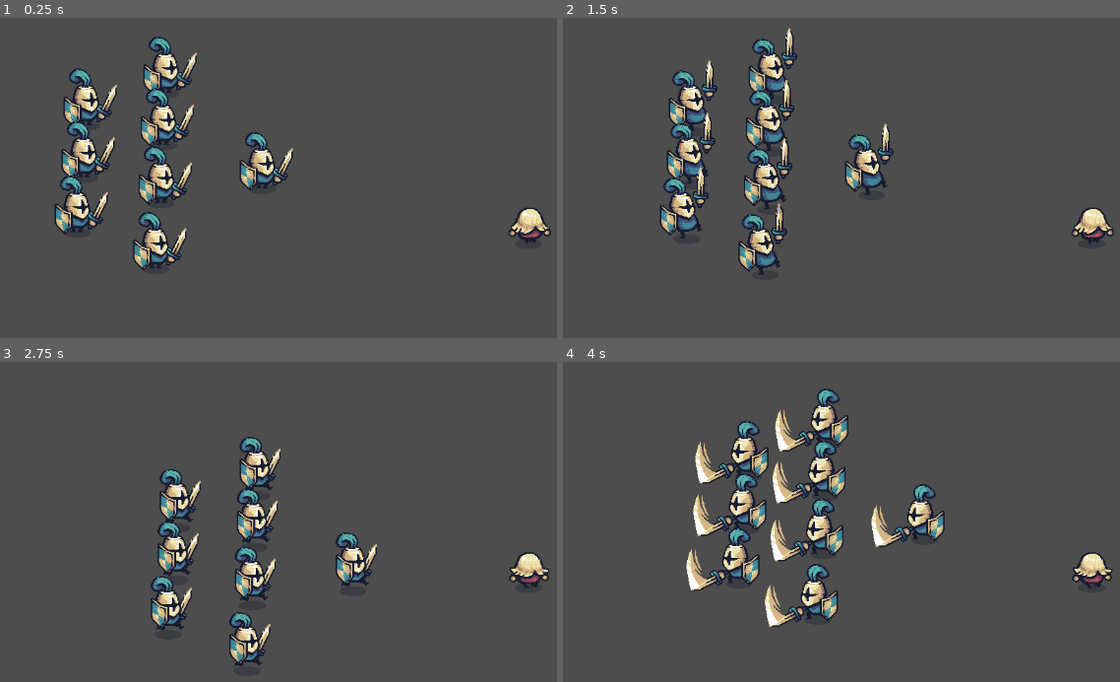
Above: before the commit, frames 1-4 (two rows, left to right).
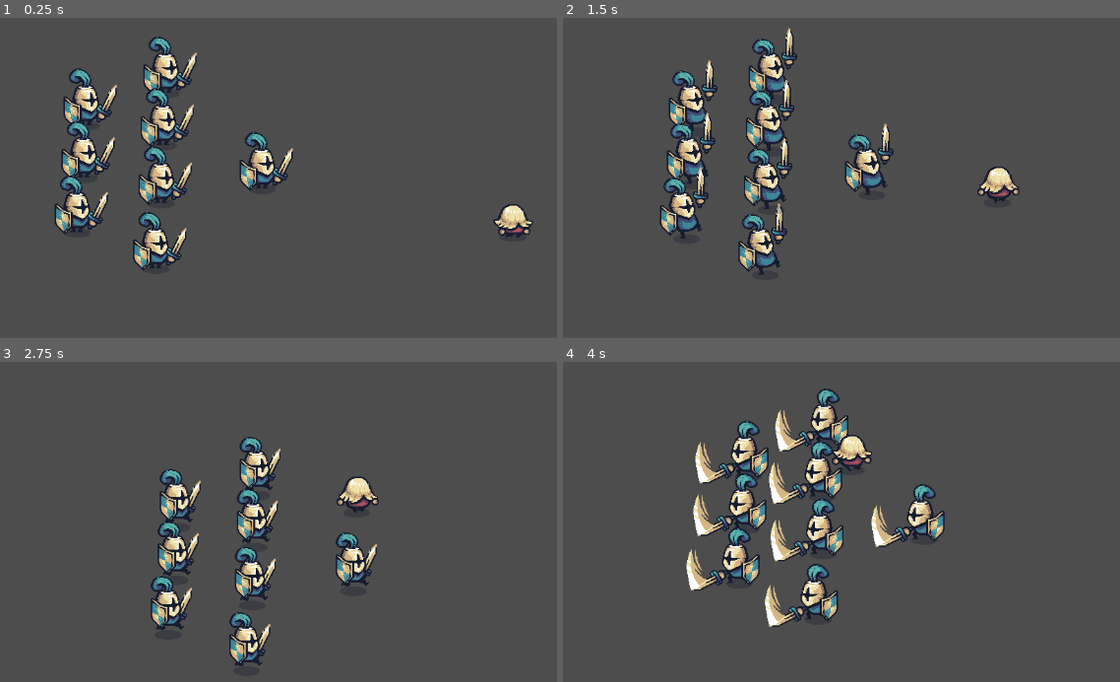
Above: after the commit, the same moments.

Repository: AngeloSouza1/proj-godot
Game: Godot game, scene res://test_scenes/test_player.tscn
Same seed, same stepped clock (60 frames per second), same inputs: the game is played once before the commit and once after it.
Inputs:
- Up to frame 1 (0.25 s): no input
- Up to frame 2 (1.5 s): hold D (move_right) 0.53-1.28 s; tap Space (attack) at 0.6, 1.35 s; hold S (move_down) from 1.28 s (still down)
- Up to frame 3 (2.75 s): release S (move_down) at 2.03 s; hold D (move_right) from 2.03 s (still down); tap Space (attack) at 2.1 s
- Up to frame 4 (4 s): release D (move_right) at 2.78 s; hold W (move_up) 2.78-3.53 s; tap Space (attack) at 2.85, 3.6 s; hold A (move_left) from 3.53 s (still down)

The runs differ from the first frame. In frame 1, 0.8% of the frame differs, in the area x 88-99%, y 58-71%; in frame 2, 1.0%; in frame 3, 1.0%; in frame 4, 2.1%, in the area x 36-99%, y 22-71%.

Commit message:
feat: criação da inteliencia inimigo

Diff:
--- /dev/null
+++ b/Tiny Sword/enemies/behaviors/follow_player.gd
@@ -0,0 +1,11 @@
+extends CharacterBody2D
+
+@export var speed: float = 1
+
+
+func _physics_process(delta: float) -> void:
+	var player_position = Vector2(0,0)
+	var difference = player_position - position
+	var input_vector = difference.normalized()
+	velocity = input_vector * speed * 100.0
+	move_and_slide()
--- a/Tiny Sword/enemies/pawn.tscn
+++ b/Tiny Sword/enemies/pawn.tscn
@@ -1,5 +1,6 @@
-[gd_scene load_steps=10 format=3 uid="uid://t3agt3ypbd73"]
+[gd_scene load_steps=11 format=3 uid="uid://t3agt3ypbd73"]
 
+[ext_resource type="Script" path="res://enemies/behaviors/follow_player.gd" id="1_6a77l"]
 [ext_resource type="Texture2D" uid="uid://r8lkpxw7duiu" path="res://addons/Tiny Swords/Tiny Swords (Update 010)/Factions/Knights/Troops/Pawn/Red/Pawn_Red.png" id="3_wga4q"]
 
 [sub_resource type="AtlasTexture" id="AtlasTexture_f5cxt"]
@@ -58,12 +59,13 @@
 
 [node name="Pawn" type="CharacterBody2D"]
 motion_mode = 1
+script = ExtResource("1_6a77l")
 
 [node name="AnimatedSprite2D" type="AnimatedSprite2D" parent="."]
 position = Vector2(1, -30)
 sprite_frames = SubResource("SpriteFrames_ghb4g")
 autoplay = "default"
-frame_progress = 0.920092
+frame_progress = 0.237026
 
 [node name="CollisionShape2D" type="CollisionShape2D" parent="."]
 position = Vector2(2, -27)
